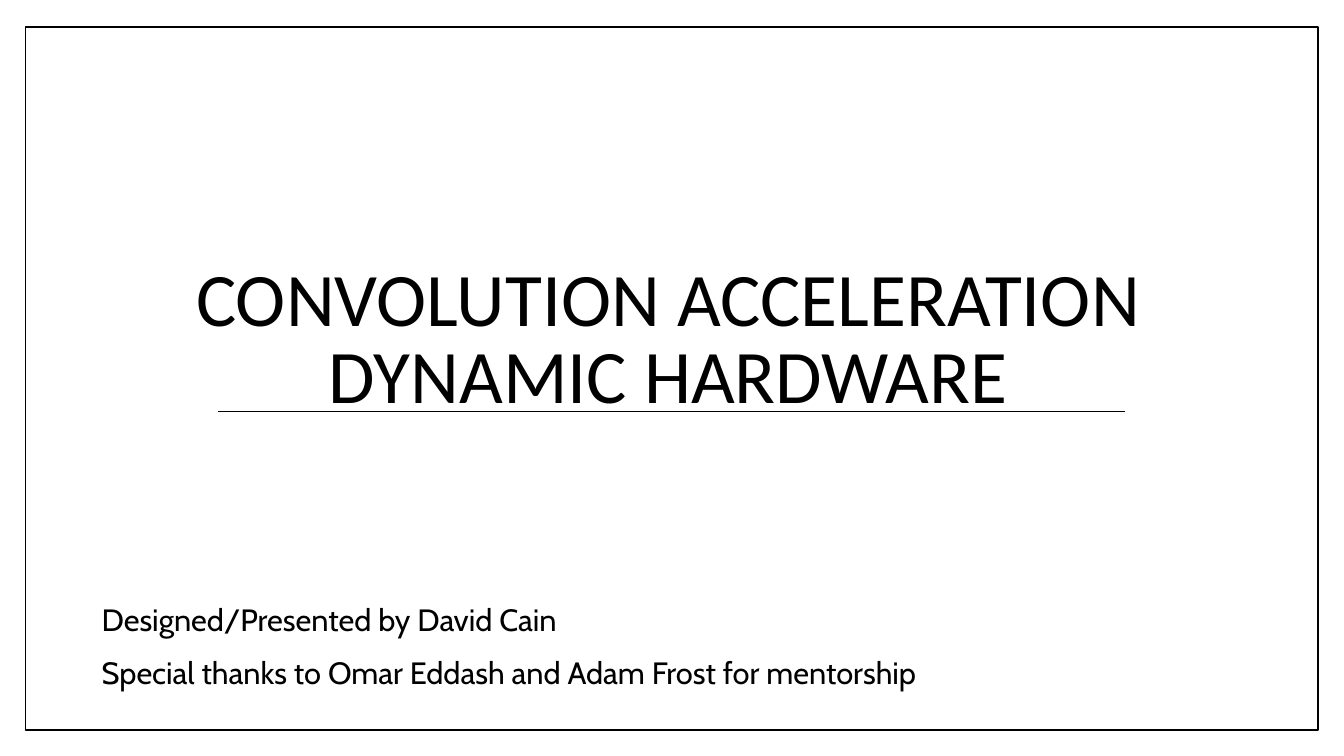
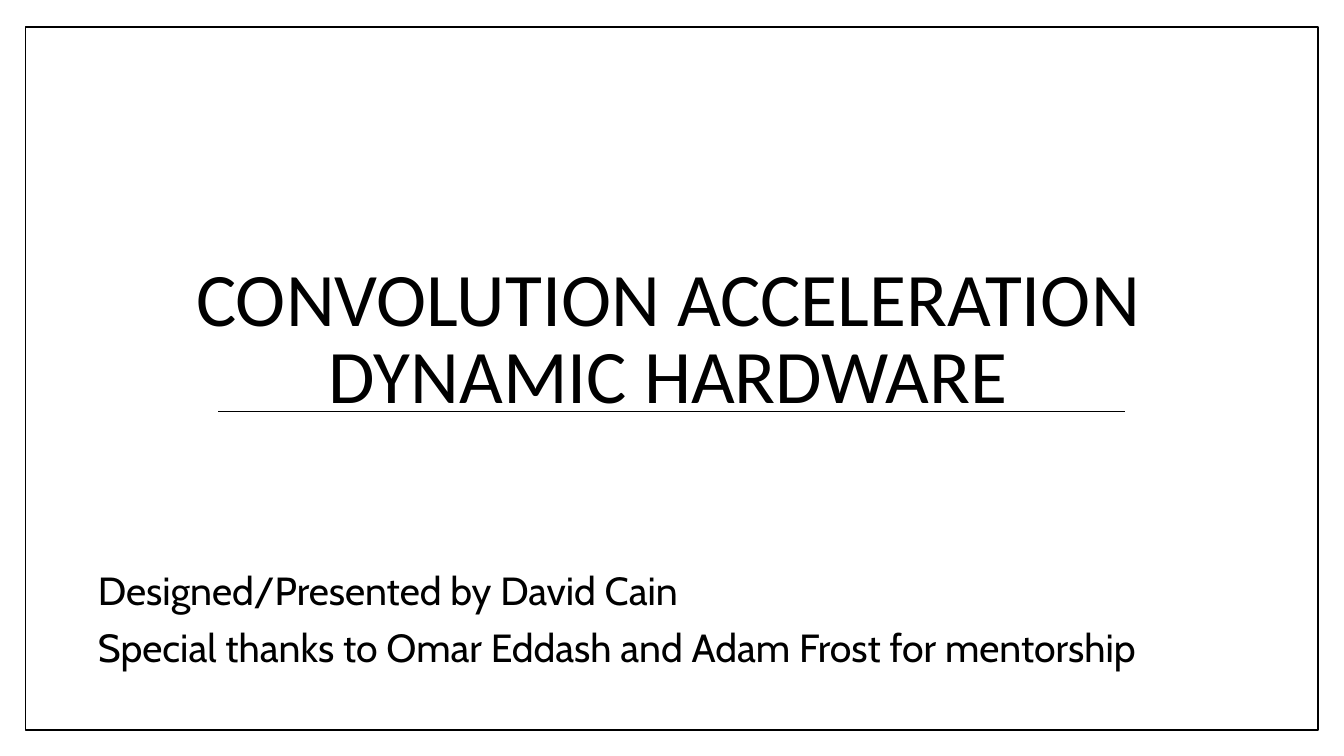
Before and after one commit to monkeyboyfr3sh/ReconHardware, a slide deck: slide 1 of Documents/Presentations/Presentation1.pptx. Drawn at 1344x756 pixels with LibreOffice and Linux fonts; fonts in the diff are those of the drawing. Boxes give left, top, right and bottom in pixels: in the first picture for what was removed or moved away, otherwise in the second. Text is boxed around its words. In the diff, an @@ line names an element or a change of style, - is before the commit and + after.

```diff
--- a/Documents/Presentations/Presentation1.pptx
+++ b/Documents/Presentations/Presentation1.pptx
@@ subtitle "Designed/Presented by David Cain": place and size @@
-subtitle "Designed/Presented by David Cain" at [102,608,916,691]
+subtitle "Designed/Presented by David Cain" at [98,575,1136,672]
@@ subtitle "Designed/Presented by David Cain" at [98,575,1136,672]: size 22 to 28 pt; line spacing 0.9 to 0.8 @@
```
Also in this commit, not shown: 2 other slides changed, 1 other file.
